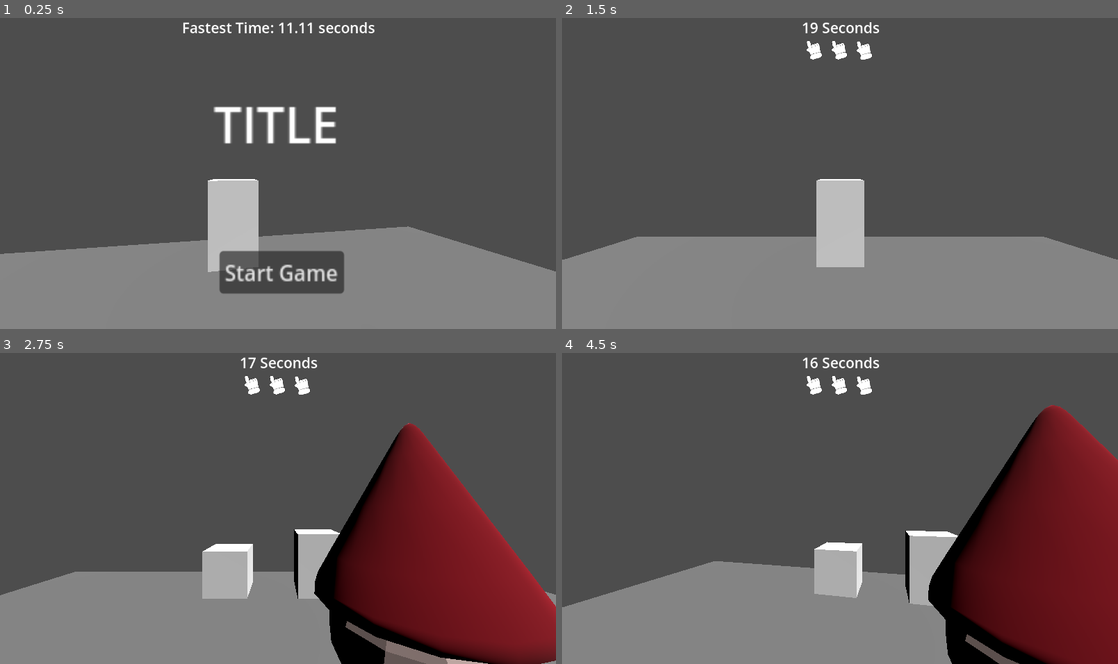
Above: before the commit, frames 1-4 (two rows, left to right).
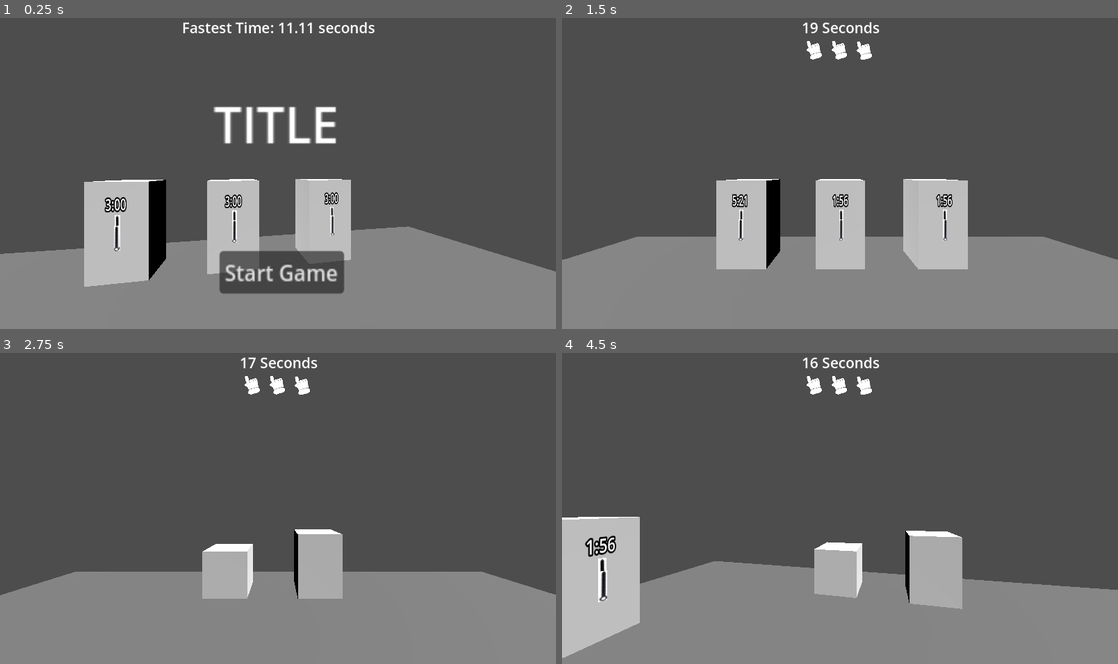
Above: after the commit, the same moments.

Repository: LeslieLlama/20SecJam2024
Game: Godot game, scene res://ShopScene.tscn
Two runs of this game, one before a commit and one after it. Both use one fixed random seed, a clock stepped at 60 frames per second and the inputs below.
Inputs (mouse positions are in pixels of both pictures, inside the frame that each line leads up to):
- Up to frame 1 (0.25 s): no input
- Up to frame 2 (1.5 s): click "Start Game" at 0.5 s; tap Enter at 1.25 s; move the mouse to (962, 157) at 1.27 s; hold Right (move_right) from 1.28 s (still down); click (962, 157) at 1.42 s
- Up to frame 3 (2.75 s): tap Space at 2 s; move the mouse to (166, 524) at 2.02 s; release Right (move_right) at 2.03 s; hold Left (move_left) from 2.03 s (still down)
- Up to frame 4 (4.5 s): move the mouse to (895, 440) at 2.77 s; release Left (move_left) at 2.78 s; hold Right (move_right) 2.78-4.28 s; move the mouse to (812, 570) at 3.52 s; click (812, 570) at 3.67 s; tap Enter at 4.25 s; move the mouse to (1006, 555) at 4.27 s; hold Left (move_left) from 4.28 s (still down)

The runs differ from the first frame. In frame 1, 7.4% of the frame differs, in the area x 15-64%, y 51-87%; in frame 2, 6.8%; in frame 3, 22%; in frame 4, 27%, in the area x 0-100%, y 16-100%.

Commit message:
Randomised Gnome Position
The gnome position is now randomised between one of three clocks (more easily addable) and only clicking the correct clock will yield victory.
There is also now a basic digial display label on the clocks to read the times

Diff:
--- a/Clock.tscn
+++ b/Clock.tscn
@@ -1,23 +1,50 @@
-[gd_scene load_steps=5 format=3 uid="uid://bc1obhce5w5rx"]
+[gd_scene load_steps=8 format=3 uid="uid://bc1obhce5w5rx"]
 
 [ext_resource type="Script" path="res://clock_object.gd" id="1_2e8h2"]
+[ext_resource type="Texture2D" uid="uid://mfx51f3dydgl" path="res://Sprites/HoursHandDefault.jpeg" id="2_meemi"]
+[ext_resource type="Texture2D" uid="uid://cdxffuukd7m4u" path="res://Sprites/MinutesHandDefault.jpeg" id="3_gqm77"]
+[ext_resource type="ArrayMesh" uid="uid://bwehrup5tcha2" path="res://Gnome_Model.obj" id="4_5fk7a"]
 
 [sub_resource type="StandardMaterial3D" id="StandardMaterial3D_c81qi"]
+resource_local_to_scene = true
 
 [sub_resource type="BoxMesh" id="BoxMesh_x27t2"]
 material = SubResource("StandardMaterial3D_c81qi")
 
 [sub_resource type="BoxShape3D" id="BoxShape3D_cy6n8"]
 
-[node name="Cube1" type="MeshInstance3D"]
-transform = Transform3D(2.04854, 0, 0, 0, 3.67713, 0, 0, 0, 1.99303, 0, 1.86937, -9.60693)
-mesh = SubResource("BoxMesh_x27t2")
+[node name="Clock" type="Node3D"]
 script = ExtResource("1_2e8h2")
 
-[node name="Area3D" type="Area3D" parent="."]
+[node name="Moveables" type="Node3D" parent="."]
 
-[node name="CollisionShape3D" type="CollisionShape3D" parent="Area3D"]
+[node name="ClockModel" type="MeshInstance3D" parent="Moveables"]
+transform = Transform3D(2.04854, 0, 0, 0, 3.67713, 0, 0, 0, 1.99303, 0, 1.869, 0)
+mesh = SubResource("BoxMesh_x27t2")
+skeleton = NodePath("../..")
+
+[node name="Area3D" type="Area3D" parent="Moveables/ClockModel"]
+
+[node name="CollisionShape3D" type="CollisionShape3D" parent="Moveables/ClockModel/Area3D"]
 transform = Transform3D(1, 0, 0, 0, 0.999997, 0, 0, 0, 1, 0, 0, 0)
 shape = SubResource("BoxShape3D_cy6n8")
 
-[connection signal="input_event" from="Area3D" to="." method="_on_area_3d_input_event"]
+[node name="TestLabel" type="Label3D" parent="Moveables"]
+transform = Transform3D(2.04854, 0, 0, 0, 3.67713, 0, 0, 0, 1.99303, -0.00120074, 2.90988, 1.08392)
+text = "3:00"
+
+[node name="HoursHand" type="Sprite3D" parent="Moveables"]
+transform = Transform3D(0.315857, 0, 0, 0, 0.315857, 0, 0, 0, 0.315857, 0.0280791, 1.31875, 1.11411)
+offset = Vector2(0, 118.175)
+texture = ExtResource("2_meemi")
+
+[node name="MinutesHand" type="Sprite3D" parent="Moveables"]
+transform = Transform3D(0.315857, 0, 0, 0, 0.315857, 0, 0, 0, 0.315857, 0.0315825, 1.49938, 1.0626)
+offset = Vector2(0, 118.97)
+texture = ExtResource("3_gqm77")
+
+[node name="GnomeModel" type="MeshInstance3D" parent="."]
+transform = Transform3D(0.348038, 0, 0, 0, 0.348038, 0, 0, 0, 0.348038, -0.303937, -0.102783, -1.9332)
+mesh = ExtResource("4_5fk7a")
+
+[connection signal="input_event" from="Moveables/ClockModel/Area3D" to="." method="_on_area_3d_input_event"]
--- a/HUD.tscn
+++ b/HUD.tscn
@@ -38,6 +38,20 @@
 scale = Vector2(3.4211, 3.42381)
 theme_override_font_sizes/font_size = 30
 text = "GAME OVER"
+
+[node name="GameWonMessage" type="Label" parent="."]
+layout_mode = 1
+anchors_preset = 5
+anchor_left = 0.5
+anchor_right = 0.5
+offset_left = -595.0
+offset_top = 189.0
+offset_right = -212.0
+offset_bottom = 231.0
+grow_horizontal = 2
+scale = Vector2(3.4211, 3.42381)
+theme_override_font_sizes/font_size = 30
+text = "FOUND THE GNOME!!!!!!!!!"
 
 [node name="Title" type="Label" parent="."]
 layout_mode = 1
--- a/ShopScene.tscn
+++ b/ShopScene.tscn
@@ -1,11 +1,9 @@
-[gd_scene load_steps=27 format=3 uid="uid://cdrhtw8i0jxxp"]
+[gd_scene load_steps=19 format=3 uid="uid://cdrhtw8i0jxxp"]
 
 [ext_resource type="Script" path="res://camera_movement.gd" id="1_j8mr0"]
 [ext_resource type="Script" path="res://shop_scene.gd" id="1_rdwyc"]
 [ext_resource type="PackedScene" uid="uid://bc1obhce5w5rx" path="res://Clock.tscn" id="2_78t57"]
 [ext_resource type="PackedScene" uid="uid://c532eyni0s47u" path="res://HUD.tscn" id="2_i3yuw"]
-[ext_resource type="ArrayMesh" uid="uid://bwehrup5tcha2" path="res://Gnome_Model.obj" id="5_325ea"]
-[ext_resource type="Texture2D" uid="uid://clpe146xh13wn" path="res://GnomeTexture.png" id="6_e8sx6"]
 [ext_resource type="ArrayMesh" uid="uid://d0v48bbcf3k5a" path="res://Clock._Model.obj" id="7_5u7g5"]
 [ext_resource type="Texture2D" uid="uid://dsoxnr31jh27r" path="res://WhiteClockTexture.png" id="8_2r1bs"]
 
@@ -15,24 +13,6 @@
 
 [sub_resource type="BoxMesh" id="BoxMesh_x27t2"]
 material = SubResource("StandardMaterial3D_c81qi")
-
-[sub_resource type="StandardMaterial3D" id="StandardMaterial3D_n61pv"]
-albedo_texture = ExtResource("6_e8sx6")
-
-[sub_resource type="StandardMaterial3D" id="StandardMaterial3D_yovgf"]
-albedo_texture = ExtResource("6_e8sx6")
-
-[sub_resource type="StandardMaterial3D" id="StandardMaterial3D_iayme"]
-albedo_texture = ExtResource("6_e8sx6")
-
-[sub_resource type="StandardMaterial3D" id="StandardMaterial3D_32qgg"]
-albedo_texture = ExtResource("6_e8sx6")
-
-[sub_resource type="StandardMaterial3D" id="StandardMaterial3D_hjjwn"]
-albedo_texture = ExtResource("6_e8sx6")
-
-[sub_resource type="StandardMaterial3D" id="StandardMaterial3D_2h05p"]
-albedo_texture = ExtResource("6_e8sx6")
 
 [sub_resource type="StandardMaterial3D" id="StandardMaterial3D_it3mn"]
 albedo_texture = ExtResource("8_2r1bs")
@@ -61,8 +41,9 @@
 [sub_resource type="StandardMaterial3D" id="StandardMaterial3D_ie6st"]
 albedo_texture = ExtResource("8_2r1bs")
 
-[node name="Node3D" type="Node3D"]
+[node name="Node3D" type="Node3D" node_paths=PackedStringArray("Clocks")]
 script = ExtResource("1_rdwyc")
+Clocks = [NodePath("Clock1"), NodePath("Clock2"), NodePath("Clock3")]
 
 [node name="HUD" parent="." instance=ExtResource("2_i3yuw")]
 
@@ -70,28 +51,41 @@
 transform = Transform3D(-1, 0, -8.74228e-08, 0, 1, 0, 8.74228e-08, 0, -1, 0, 4.01889, 0)
 script = ExtResource("1_j8mr0")
 
-[node name="Floor" type="MeshInstance3D" parent="."]
+[node name="Enviroment" type="Node3D" parent="."]
+
+[node name="Floor" type="MeshInstance3D" parent="Enviroment"]
 transform = Transform3D(12.8364, 0, 0, 0, 12.8364, 0, 0, 0, 12.8364, 0, 0, 0)
 mesh = SubResource("PlaneMesh_d10h0")
-skeleton = NodePath("../Camera3D")
+skeleton = NodePath("../../Camera3D")
 
-[node name="Cube1" parent="." instance=ExtResource("2_78t57")]
-
-[node name="Cube2" type="MeshInstance3D" parent="."]
+[node name="Cube2" type="MeshInstance3D" parent="Enviroment"]
 transform = Transform3D(2.04854, 0, 0, 0, 3.67713, 0, 0, 0, 1.99303, 10.0199, 1.01523, 1.85048)
 mesh = SubResource("BoxMesh_x27t2")
+skeleton = NodePath("../..")
 
-[node name="Cube3" type="MeshInstance3D" parent="."]
+[node name="Cube3" type="MeshInstance3D" parent="Enviroment"]
 transform = Transform3D(2.04854, 0, 0, 0, 3.67713, 0, 0, 0, 1.99303, 10.0199, 0.250489, -2.38893)
 mesh = SubResource("BoxMesh_x27t2")
+skeleton = NodePath("../..")
 
-[node name="Cube4" type="MeshInstance3D" parent="."]
+[node name="Cube4" type="MeshInstance3D" parent="Enviroment"]
 transform = Transform3D(2.04854, 0, 0, 0, 3.67713, 0, 0, 0, 7.22759, -10.2593, 0.250489, -0.170988)
 mesh = SubResource("BoxMesh_x27t2")
+skeleton = NodePath("../..")
 
-[node name="Cube5" type="MeshInstance3D" parent="."]
+[node name="Cube5" type="MeshInstance3D" parent="Enviroment"]
 transform = Transform3D(-1.81053, 0.222032, -3.12579, -0.48922, 1.57036, 3.49362, 0.982158, 1.19151, -4.02197, -1.10203, 0.250489, 9.40131)
 mesh = SubResource("BoxMesh_x27t2")
+skeleton = NodePath("../..")
+
+[node name="Clock1" parent="." instance=ExtResource("2_78t57")]
+transform = Transform3D(1, 0, 0, 0, 1, 0, 0, 0, 1, 0, 0, -9.41086)
+
+[node name="Clock2" parent="." instance=ExtResource("2_78t57")]
+transform = Transform3D(1, 0, 0, 0, 1, 0, 0, 0, 1, 4.25668, 0, -9.41086)
+
+[node name="Clock3" parent="." instance=ExtResource("2_78t57")]
+transform = Transform3D(1, 0, 0, 0, 1, 0, 0, 0, 1, -4.09819, 0, -9.41086)
 
 [node name="LightmapGI" type="LightmapGI" parent="."]
 
@@ -102,18 +96,8 @@
 wait_time = 20.0
 one_shot = true
 
-[node name="GnomeModel" type="MeshInstance3D" parent="."]
-transform = Transform3D(1, 0, 0, 0, 1, 0, 0, 0, 1, 2.22126, 0, 1.4224)
-mesh = ExtResource("5_325ea")
-surface_material_override/0 = SubResource("StandardMaterial3D_n61pv")
-surface_material_override/1 = SubResource("StandardMaterial3D_yovgf")
-surface_material_override/2 = SubResource("StandardMaterial3D_iayme")
-surface_material_override/3 = SubResource("StandardMaterial3D_32qgg")
-surface_material_override/4 = SubResource("StandardMaterial3D_hjjwn")
-surface_material_override/5 = SubResource("StandardMaterial3D_2h05p")
-
 [node name="Clock_Model" type="MeshInstance3D" parent="."]
-transform = Transform3D(-0.814561, 0, -0.580078, 0, 1, 0, 0.580078, 0, -0.814561, -1.73236, 0, 3.45205)
+transform = Transform3D(-0.147533, 0, -0.989057, 0, 1, 0, 0.989057, 0, -0.147533, -10.2584, 2.1095, 1.12027)
 mesh = ExtResource("7_5u7g5")
 surface_material_override/0 = SubResource("StandardMaterial3D_it3mn")
 surface_material_override/1 = SubResource("StandardMaterial3D_5auq1")
--- a/clock_object.gd
+++ b/clock_object.gd
@@ -1,8 +1,12 @@
-extends MeshInstance3D
-
+extends Node3D
+var currentTime : float = 0
+var is_gnomed : bool = false
+var at_rest_position : Vector3
 
 # Called when the node enters the scene tree for the first time.
 func _ready() -> void:
+	at_rest_position = $Moveables.position
+	$GnomeModel.visible = false
 	pass
 
 
@@ -11,13 +15,27 @@
 	pass
 
 func _check_gnome():
-	self.get_active_material(0).albedo_color = Color("fa7997")
-	await get_tree().create_timer(1.0).timeout
-	self.get_active_material(0).albedo_color = Color("ffffff")
-	Signals.emit_signal("TakeDamage")
+	var tween = get_tree().create_tween()
+	tween.tween_property($Moveables, "position", Vector3(0,5,0), 1).set_trans(Tween.TRANS_SINE)
+	tween.tween_property($Moveables, "position", at_rest_position, 1).set_trans(Tween.TRANS_SINE)
+	if is_gnomed == false:
+		Signals.emit_signal("TakeDamage")
+	else:
+		Signals.emit_signal("GameWon")
 
+func _set_clock():
+	var hour = floor(Globals.clock_time)
+	var minute : float = Globals.clock_time - hour
+	$Moveables/TestLabel.text = str(hour,":",(minute*100))
 
-
+func _is_gnomed():
+	is_gnomed = true
+	$GnomeModel.visible = true
+	var random = RandomNumberGenerator.new()
+	random.randomize()
+	var hour = random.randi_range(0, 12)
+	var minute : float = random.randi_range(0, 60)
+	$Moveables/TestLabel.text = str(hour,":",minute)
 
 func _on_area_3d_input_event(camera: Node, event: InputEvent, event_position: Vector3, normal: Vector3, shape_idx: int) -> void:
 	if event is InputEventMouseButton:
--- a/hud.gd
+++ b/hud.gd
@@ -10,7 +10,9 @@
 	Signals.GameStart.connect(_GameStart)
 	Signals.GameEnd.connect(_GameEnd)
 	Signals.TakeDamage.connect(_TakeDamage)
+	Signals.GameWon.connect(_GameWon)
 	$GameOverMessage.visible = false
+	$GameWonMessage.visible = false
 
 # Called every frame. 'delta' is the elapsed time since the previous frame.
 func _process(delta: float) -> void:
@@ -35,13 +37,21 @@
 	Globals.health = 3
 
 func _GameEnd():
-	_ResetGame()
-
-func _ResetGame():
 	$GameOverMessage.visible = true
 	await get_tree().create_timer(2.0).timeout
 	CurrentGameState = GameState.IDLE
 	$GameOverMessage.visible = false
+	_ResetGame()
+
+func _GameWon():
+	$GameWonMessage.visible = true
+	await get_tree().create_timer(4.0).timeout
+	CurrentGameState = GameState.IDLE
+	$GameWonMessage.visible = false
+	_ResetGame()
+
+func _ResetGame():
+
 	$StartGame.visible = true
 	await get_tree().create_timer(0.8).timeout
 	$Title.visible = true
--- a/preload/globals.gd
+++ b/preload/globals.gd
@@ -2,3 +2,4 @@
 
 var health : int = 3
 var time_remaining : int = 0
+var clock_time : float = 0.0
--- a/preload/signals.gd
+++ b/preload/signals.gd
@@ -8,3 +8,4 @@
 signal GameStart()
 signal GameEnd()
 signal TakeDamage()
+signal GameWon()
--- a/shop_scene.gd
+++ b/shop_scene.gd
@@ -2,6 +2,7 @@
 
 enum GameState {IDLE, PLAY_GAME}
 var CurrentGameState = GameState.IDLE
+@export var Clocks: Array[Node] = []
 # Called when the node enters the scene tree for the first time.
 func _ready() -> void:
 	Signals.GameStart.connect(_GameStart)
@@ -14,6 +15,27 @@
 func _GameStart():
 	$GameTimer.start()
 	print("game started")
+	_setClockTime()
+	_PickClock()
+
+
+func _PickClock():
+	var random = RandomNumberGenerator.new()
+	random.randomize()
+	var val = (random.randi_range(0, Clocks.size()))
+	print(val-1)
+	var gnome_clock = Clocks[val-1]
+	gnome_clock._is_gnomed()
+
+func _setClockTime():
+	var random = RandomNumberGenerator.new()
+	random.randomize()
+	var hour = random.randi_range(0, 12)
+	var minute : float = random.randi_range(0, 60)
+	minute /= 100
+	Globals.clock_time = hour+minute
+	for x in Clocks:
+		x._set_clock()
 
 func _TakeDamage():
 	if Globals.health > 0:
Binary file added: 3DModels/CLOCK.fbx
Not shown, added: 3DModels/CLOCK.fbx.import
Binary file added: 3DModels/CLOCK_0.png
Not shown, added: 3DModels/CLOCK_0.png.import
Binary file added: Sprites/HoursHandDefault.jpeg
Not shown, added: Sprites/HoursHandDefault.jpeg.import
Binary file added: Sprites/MinutesHandDefault.jpeg
Not shown, added: Sprites/MinutesHandDefault.jpeg.import
